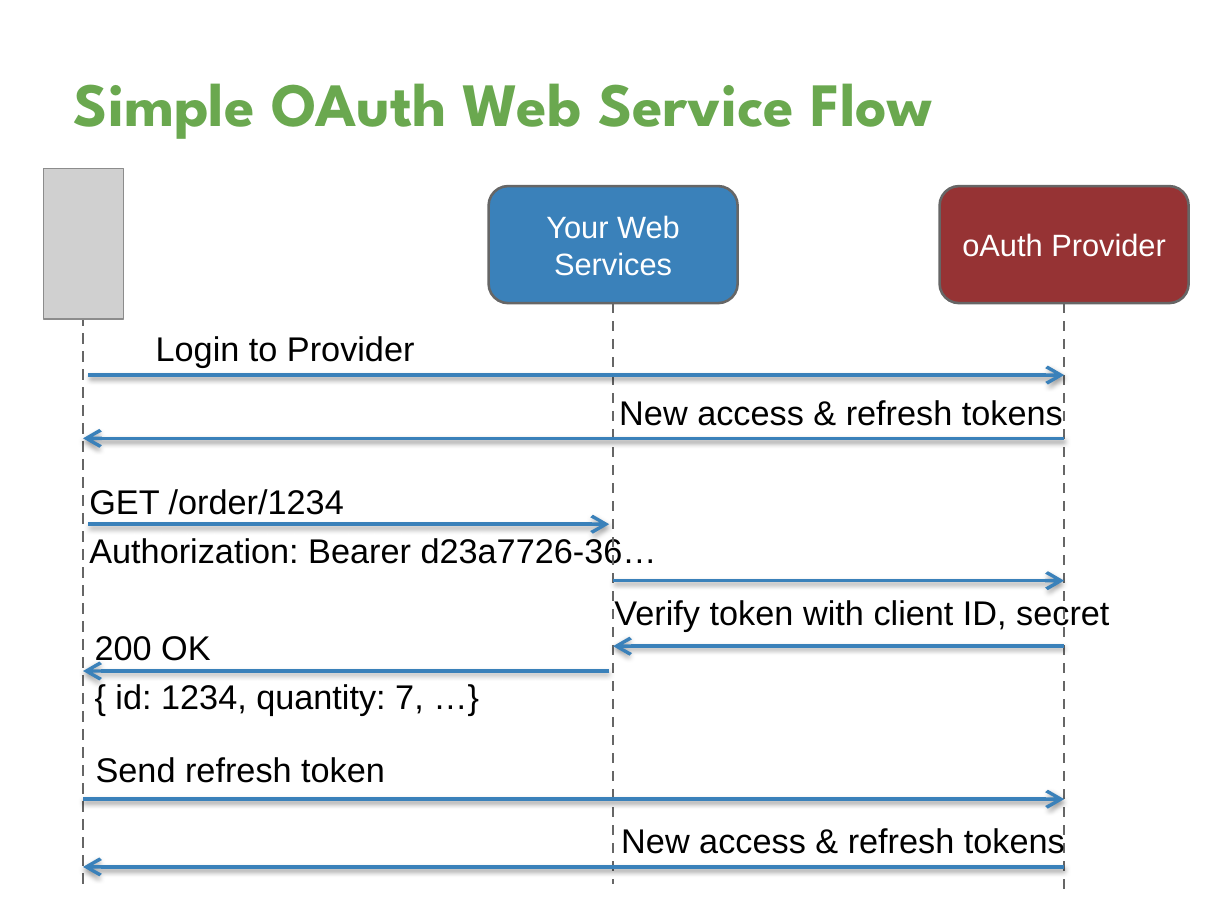
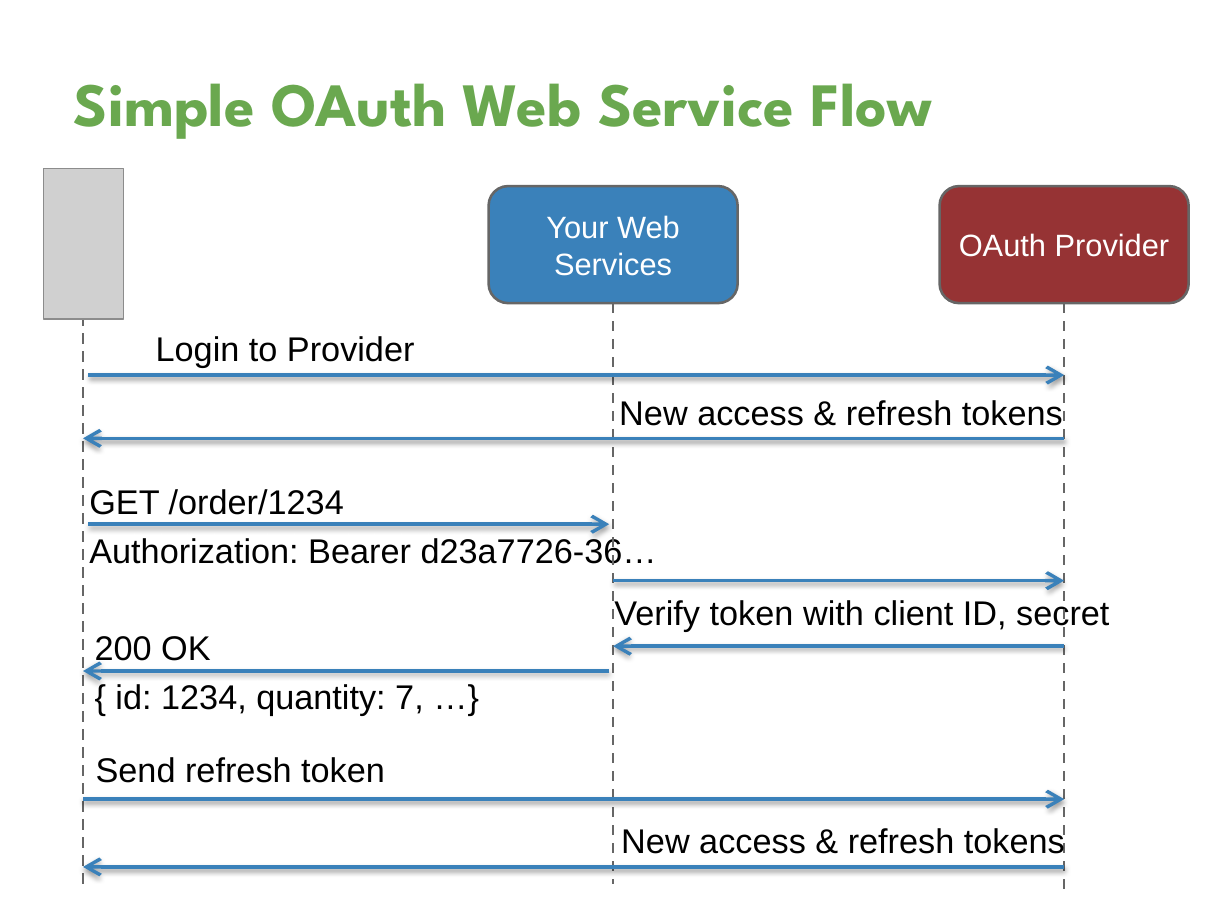
Before and after one commit to davetrux/gdgmidevfest-2017, a slide deck: slide 33 of MobileAuthWebWorld.pptx (slide 31 before the commit). Drawn at 1232x924 pixels with LibreOffice and Linux fonts; fonts in the diff are those of the drawing; grey boxes stand for pictures; background and template pictures are left out. Boxes give left, top, right and bottom in pixels: in the first picture for what was removed or moved away, otherwise in the second. Text is boxed around its words. In the diff, an @@ line names an element or a change of style, - is before the commit and + after.

```diff
--- a/MobileAuthWebWorld.pptx
+++ b/MobileAuthWebWorld.pptx
@@ text in rounded rectangle at (x1=959, y1=233, x2=1170, y2=257): text changed @@
-oAuth Provider
+OAuth Provider
```
Also in this commit, not shown: 7 other slides changed, 7 slides added, 5 slides removed.
